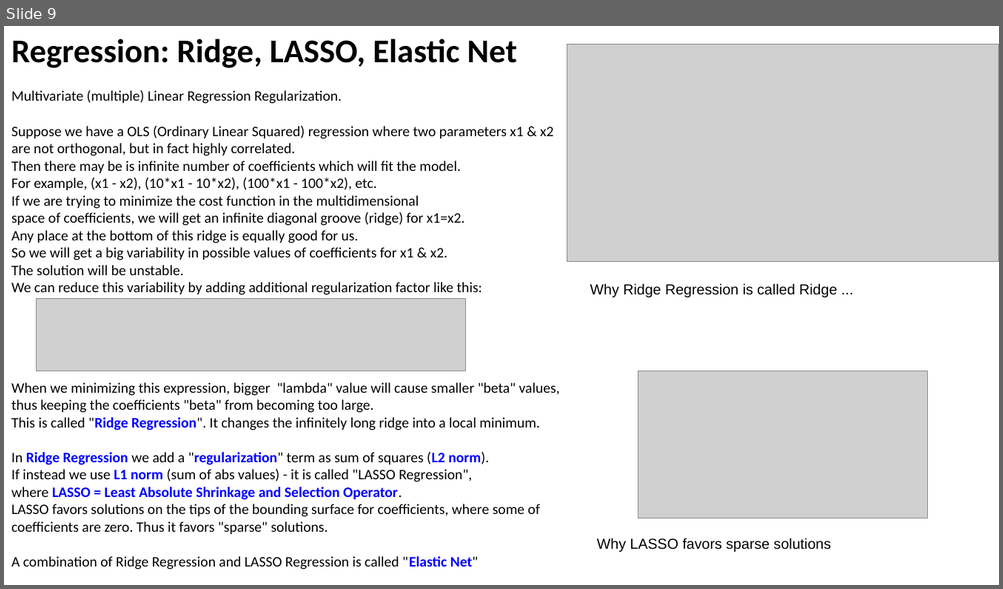
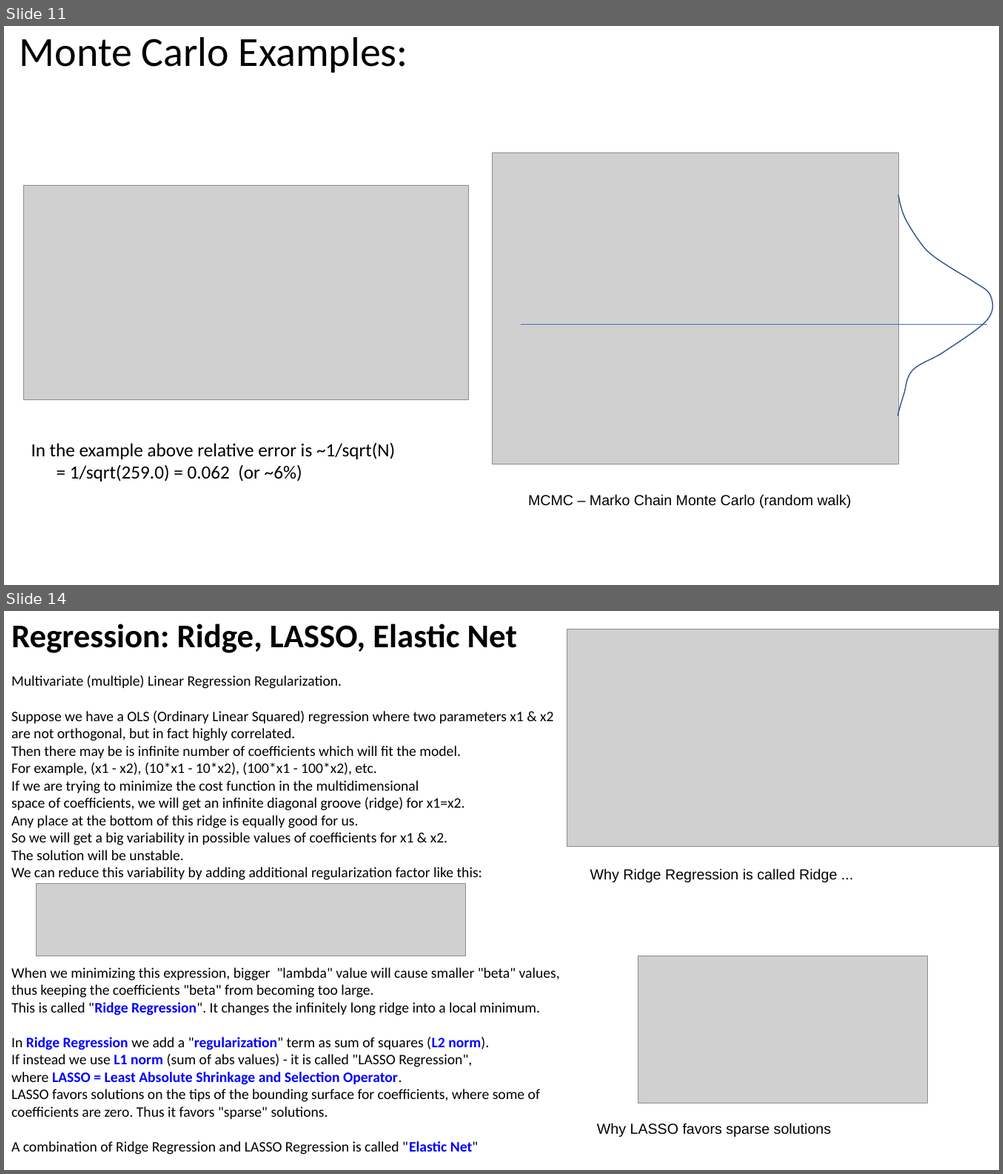
Before and after one commit to lselector/ml_ai_doc, a slide deck: Time_Series_Forecasting.pptx. Shown one above the other, each under a label of ours: slide 9 before the commit, slides 11 and 14 after it; the slides between them are not shown. The pictures are 1003x589 and 1003x1174 pixels, drawn with LibreOffice and Linux fonts; fonts in the diff are those of the drawing; grey boxes stand for pictures. Boxes give left, top, right and bottom in pixels: in the first picture for what was removed or moved away, otherwise in the second. Text is boxed around its words. In the diff, an @@ line names an element or a change of style, - is before the commit and + after.

```diff
--- a/Time_Series_Forecasting.pptx
+++ b/Time_Series_Forecasting.pptx
@@ slide 11 added at [4,26,999,585], background #FFFFFF @@
@@ title added at [20,37,408,73], 40 pt, text #000000 @@
+Monte Carlo Examples:
@@ picture added at [492,153,899,466] @@
@@ picture added at [23,186,468,400] @@
@@ freeform shape added at [898,195,993,415], outline #31538F 1 pt @@
@@ line added from (521, 324) to (987, 324), #4472C4 0.75 pt @@
@@ text added at [31,443,395,482], 18 pt, text #000000 @@
+In the example above relative error is ~1/sqrt(N)
+= 1/sqrt(259.0) = 0.062 (or ~6%)
@@ text added at [528,494,851,508], 14 pt, text #000000 @@
+MCMC – Marko Chain Monte Carlo (random walk)
@@ what was slide 9 is now slide 14 @@
```
Also in this commit, not shown: 3 slides changed, 6 other slides added, 1 other file.
